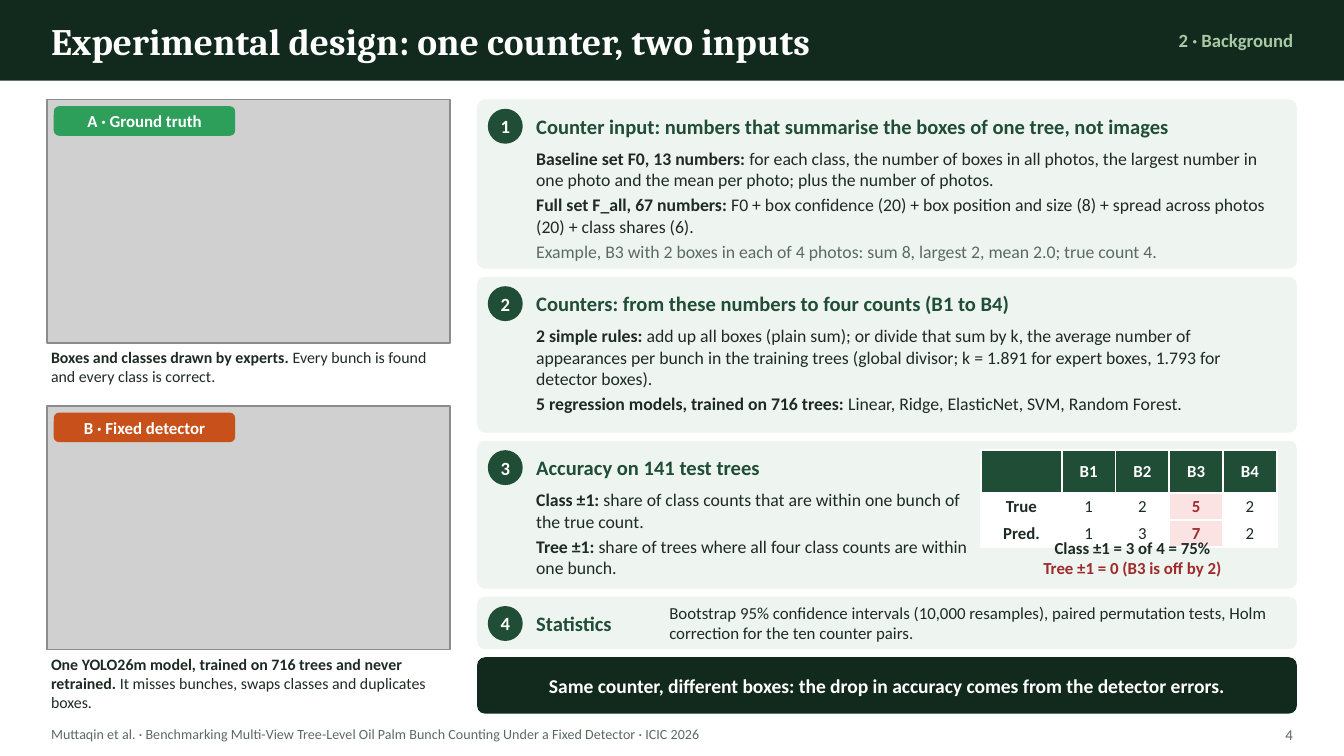
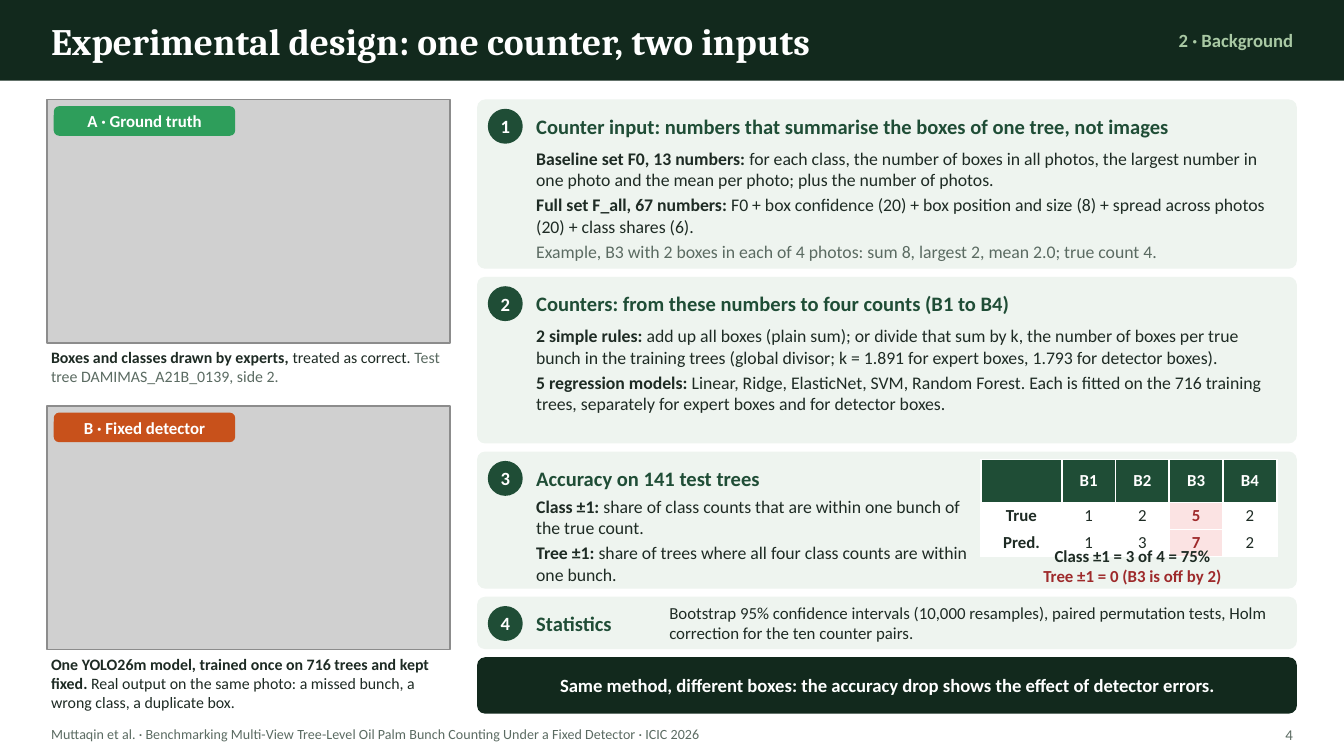
Before and after one commit to ULM-SawitMVC/Baseline-SawitMVC, a slide deck: slide 4 of draft-icic-2026/presentation/057_MUTTAQIN.pptx. Drawn at 1344x756 pixels with LibreOffice and Linux fonts; fonts in the diff are those of the drawing; grey boxes stand for pictures. Boxes give left, top, right and bottom in pixels: in the first picture for what was removed or moved away, otherwise in the second. Text is boxed around its words. In the diff, an @@ line names an element or a change of style, - is before the commit and + after.

Commit message:
Align presentation claims with the camera-ready paper
Add the Ridge + F_all row to the results table so the 77.48 / 32.62
figures can be traced, and label the 20.57 pp gap as best versus best
next to the same-counter gap of 21.63 pp. State that the 3.19 pp
counter spread refers to detector boxes with F0 features.

Reword statements that went beyond the paper: prior oil palm work,
the fixed detector, counters fitted per input condition, and the
conclusion on detector priority. Drop the smartphone wording, which
the paper does not state.

```diff
--- a/draft-icic-2026/presentation/057_MUTTAQIN.pptx
+++ b/draft-icic-2026/presentation/057_MUTTAQIN.pptx
@@ rounded rectangle: place and size @@
-rounded rectangle at bbox=[477, 277, 1297, 433]
+rounded rectangle at bbox=[477, 277, 1297, 444]
@@ rounded rectangle at bbox=[477, 277, 1297, 444]: proportions changed @@
@@ text at bbox=[536, 329, 1261, 413]: text changed @@
-2 simple rules: add up all boxes (plain sum); or divide that sum by k, the average number of appearances per bunch in the training trees (global divisor; k = 1.891 for expert boxes, 1.793 for detector boxes).
-5 regression models, trained on 716 trees: Linear, Ridge, ElasticNet, SVM, Random Forest.
+2 simple rules: add up all boxes (plain sum); or divide that sum by k, the number of boxes per true bunch in the training trees (global divisor; k = 1.891 for expert boxes, 1.793 for detector boxes).
+5 regression models: Linear, Ridge, ElasticNet, SVM, Random Forest. Each is fitted on the 716 training trees, separately for expert boxes and for detector boxes.
@@ text at bbox=[51, 352, 440, 384]: text changed @@
-Boxes and classes drawn by experts. Every bunch is found and every class is correct.
+Boxes and classes drawn by experts, treated as correct. Test tree DAMIMAS_A21B_0139, side 2.
@@ rounded rectangle at bbox=[477, 452, 1297, 589]: proportions changed @@
@@ rounded rectangle: place and size @@
-rounded rectangle at bbox=[477, 441, 1297, 589]
+rounded rectangle at bbox=[477, 452, 1297, 589]
@@ 2 texts, 1 table, 1 ellipse: place and size @@
-2 texts, 1 table, 1 ellipse at bbox=[488, 450, 1277, 548]
+2 texts, 1 table, 1 ellipse at bbox=[488, 460, 1277, 558]
@@ text "Class ±1: share of class ...": place and size @@
-text "Class ±1: share of class ..." at bbox=[536, 493, 967, 574]
+text "Class ±1: share of class ..." at bbox=[536, 500, 967, 581]
@@ text "Class ±1 = 3 of ...": place and size @@
-text "Class ±1 = 3 of ..." at bbox=[1043, 542, 1222, 577]
+text "Class ±1 = 3 of ..." at bbox=[1043, 550, 1222, 585]
@@ text at bbox=[51, 659, 429, 711]: text changed; bold off @@
-One YOLO26m model, trained on 716 trees and never retrained. It misses bunches, swaps classes and duplicates boxes.
+One YOLO26m model, trained once on 716 trees and kept fixed. Real output on the same photo: a missed bunch, a wrong class, a duplicate box.
@@ text at bbox=[560, 679, 1214, 695]: text changed; size 10.5 to 10 pt @@
-Same counter, different boxes: the drop in accuracy comes from the detector errors.
+Same method, different boxes: the accuracy drop shows the effect of detector errors.
```
Also in this commit, not shown: 4 other slides changed, 2 other files.
